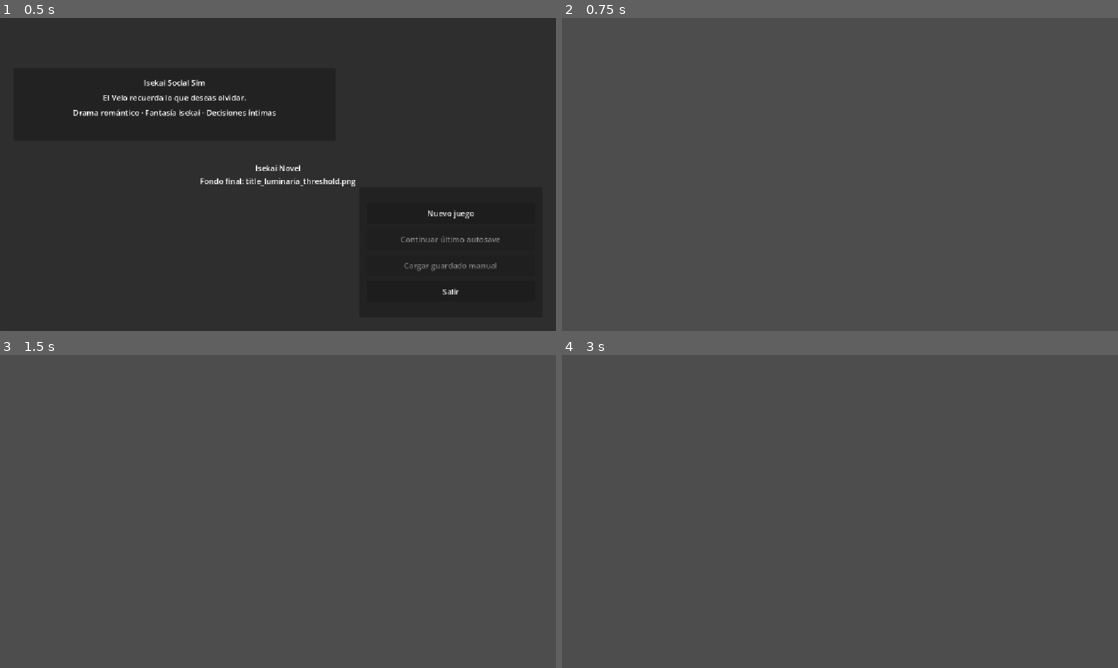
Above: before the commit, frames 1-4 (two rows, left to right).
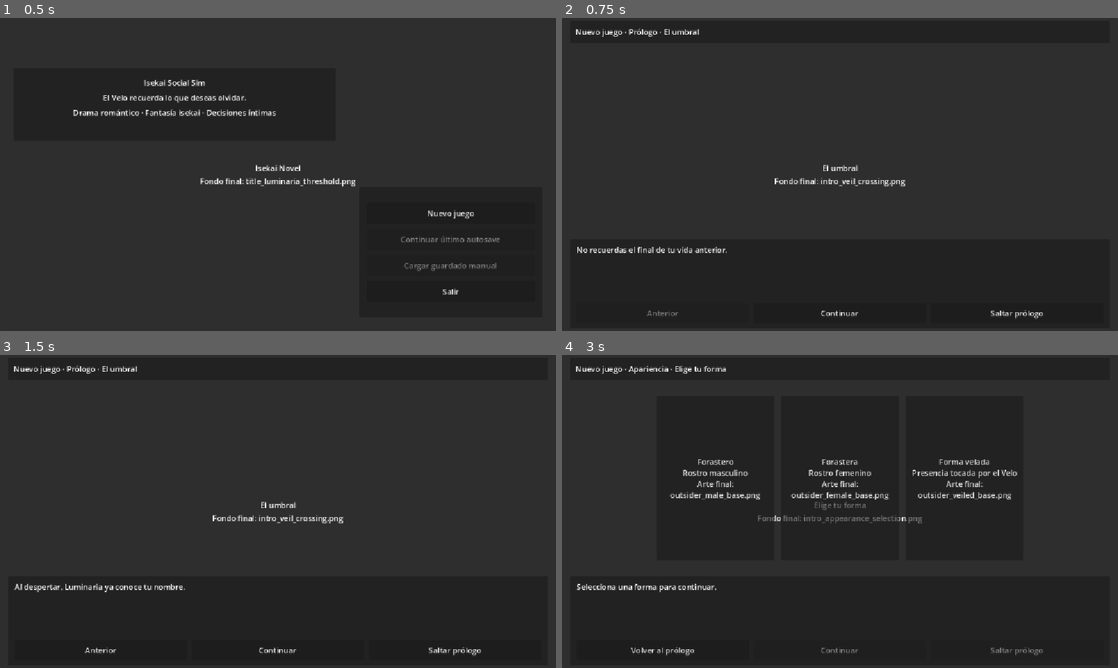
Above: after the commit, the same moments.

Repository: JoshSnowMex/isekai-novel
Game: Godot game, scene res://scenes/menu/MainMenu.tscn
The game is run twice, just before and just after one commit, with the same random seed, the same clock (stepped at 60 frames per second) and the same inputs.
Inputs (mouse positions are in pixels of both pictures, inside the frame that each line leads up to):
- Up to frame 1 (0.5 s): no input
- Up to frame 2 (0.75 s): click "Nuevo juego" at 0.5 s
- Up to frame 3 (1.5 s): click (278, 649) at 1.25 s, where only the run after the commit has a clickable "Continuar"
- Up to frame 4 (3 s): click (662, 649) at 2 s, where only the run after the commit has a clickable "Anterior"; click (1017, 649) at 2.75 s, where only the run after the commit has a clickable "Saltar prólogo"

Frame 1 is identical in both runs. In frame 2, 100% of the frame differs, in the area x 0-100%, y 0-100%; in frame 3, 100%; in frame 4, 99%.
Error before the commit: Parse Error: Expected variable name after "var". (res://scenes/intro/intro_scene.gd:436)

Commit message:
Update intro_scene.gd

Diff:
--- a/scenes/intro/intro_scene.gd
+++ b/scenes/intro/intro_scene.gd
@@ -433,8 +433,8 @@
 	]
 
 func build_confirm_title(class_data: Dictionary, appearance_label: String) -> String:
-	var class_name: String = str(class_data.get("name", selected_class_id))
-	var clean_class_name: String = class_name
+	var player_class_name: String = str(class_data.get("name", selected_class_id))
+	var clean_class_name: String = player_class_name
 
 	clean_class_name = clean_class_name.replace("Forastero ", "")
 	clean_class_name = clean_class_name.replace("Forastera ", "")
